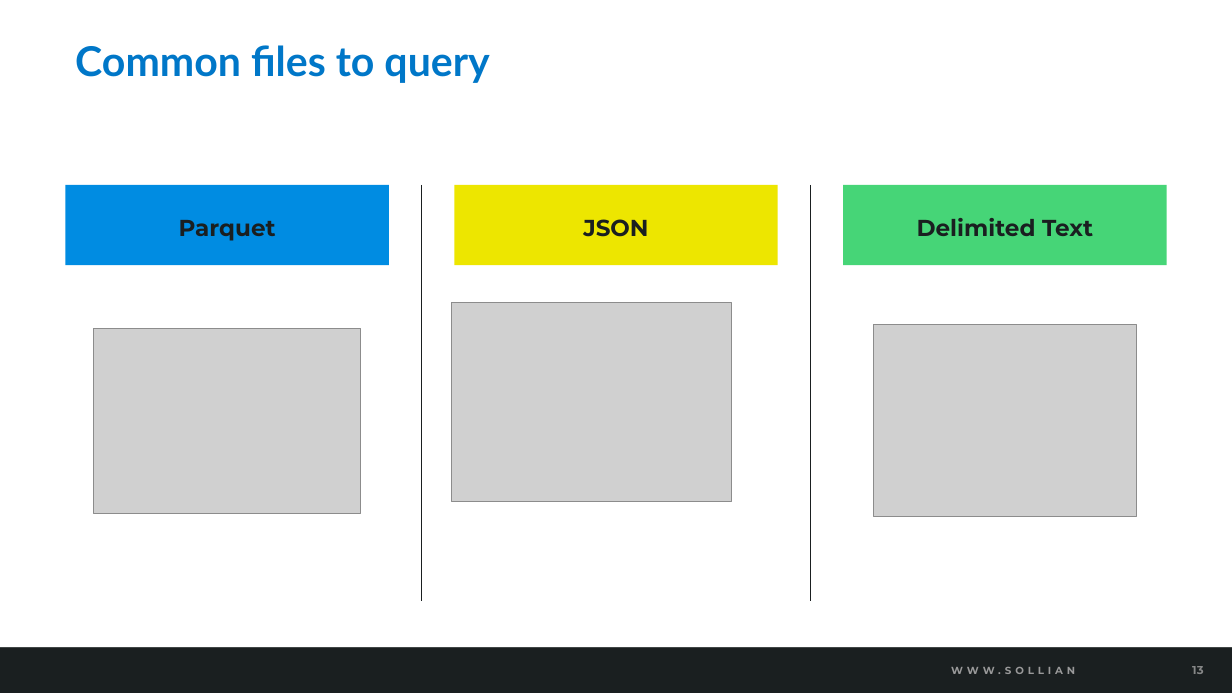
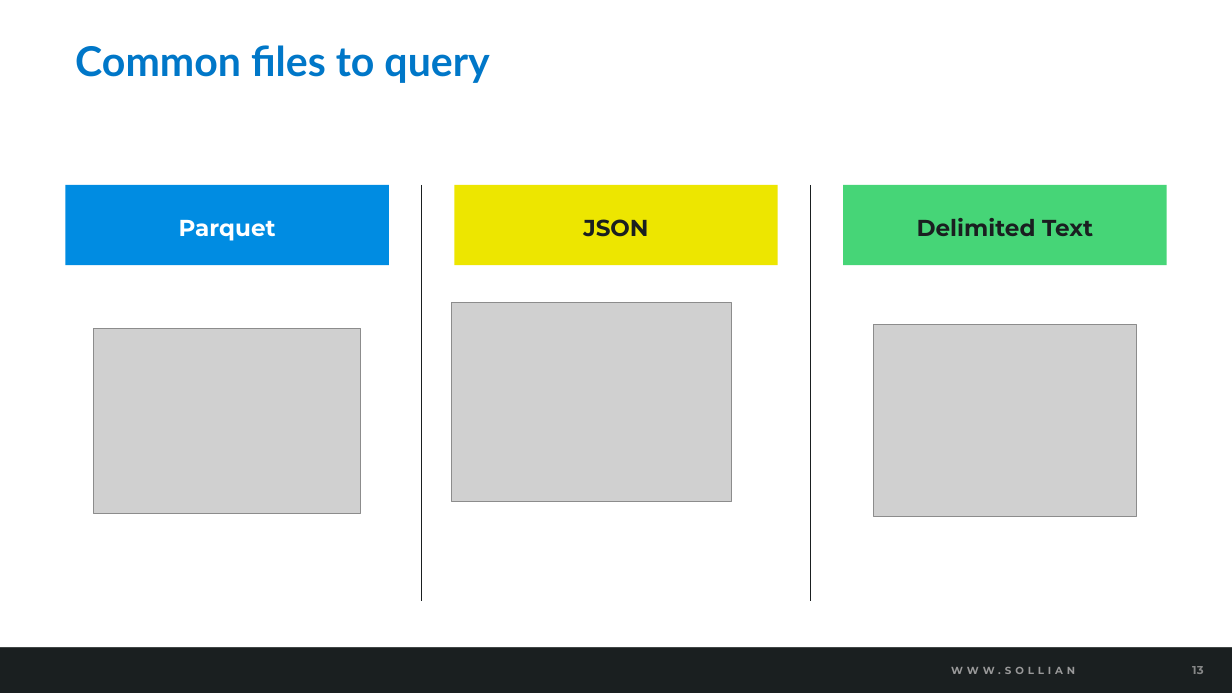
Before and after one commit to solliancenet/azure-data-engineering-conference-workshop-students, a slide deck: slide 13 of 03-Run Interactive queries using Azure Synapse Serverless.pptx. Drawn at 1232x693 pixels with LibreOffice and Linux fonts; fonts in the diff are those of the drawing; grey boxes stand for pictures; background and template pictures are left out. Boxes give left, top, right and bottom in pixels: in the first picture for what was removed or moved away, otherwise in the second. Text is boxed around its words. In the diff, an @@ line names an element or a change of style, - is before the commit and + after.

```diff
--- a/03-Run Interactive queries using Azure Synapse Serverless.pptx
+++ b/03-Run Interactive queries using Azure Synapse Serverless.pptx
@@ text "Parquet" at (x1=66, y1=185, x2=389, y2=265): text colour #1A1F20 to #FFFFFF @@
```
Also in this commit, not shown: 3 other files.
